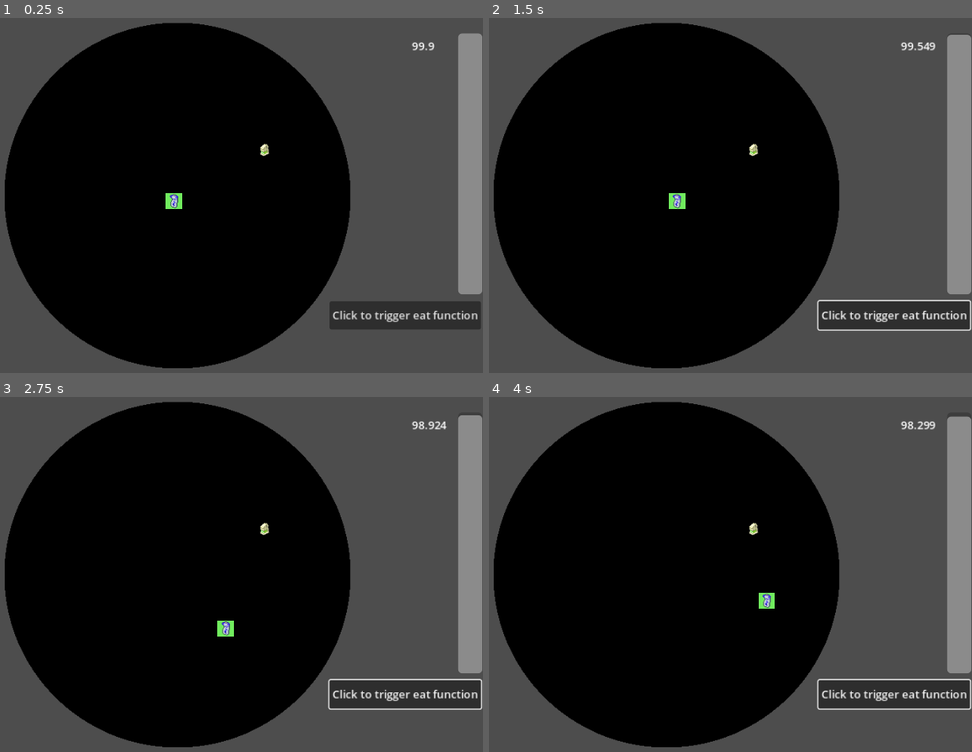
Above: before the commit, frames 1-4 (two rows, left to right).
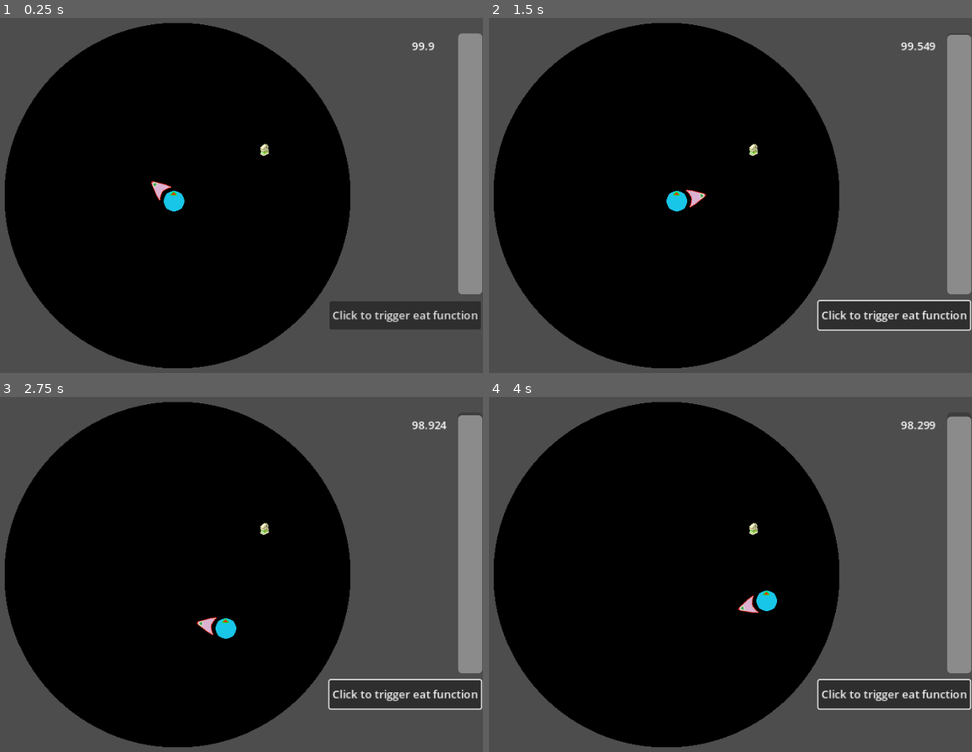
Above: after the commit, the same moments.

Repository: WilliamAalund/Brood-Feud
Game: Godot game, scene res://Levels/Main Level.tscn
The game is run twice, just before and just after one commit, with the same random seed, the same clock (stepped at 60 frames per second) and the same inputs.
Inputs (mouse positions are in pixels of both pictures, inside the frame that each line leads up to):
- Up to frame 1 (0.25 s): no input
- Up to frame 2 (1.5 s): click "Click to trigger eat function" at 0.5 s; move the mouse to (793, 177) at 1.27 s; hold D (right) from 1.28 s (still down)
- Up to frame 3 (2.75 s): move the mouse to (38, 592) at 2.02 s; release D (right) at 2.03 s; hold S (down) from 2.03 s (still down)
- Up to frame 4 (4 s): move the mouse to (716, 492) at 2.77 s; release S (down) at 2.78 s; hold D (right) 2.78-3.53 s; move the mouse to (624, 645) at 3.52 s; hold W (up) from 3.53 s (still down)

The runs differ from the first frame. In frame 1, 0.3% of the frame differs, in the area x 31-39%, y 45-55%; in frame 2, 0.3%, in the area x 36-45%, y 48-55%; in frame 3, 0.3%; in frame 4, 0.3%.

Commit message:
implemented player movement
- head turn
- added prototyping art
- switched food trigger to head
- turned off colision on head

Diff:
--- a/Levels/Main Level.tscn
+++ b/Levels/Main Level.tscn
@@ -10,7 +10,7 @@
 [node name="object_nest" parent="." instance=ExtResource("2_1iti4")]
 position = Vector2(479, 262)
 
-[node name="PlayerPotion" parent="." instance=ExtResource("1_gwq81")]
+[node name="Player" parent="." instance=ExtResource("1_gwq81")]
 position = Vector2(474, 270)
 
 [node name="HungerControl" parent="." instance=ExtResource("3_ckkx0")]
--- /dev/null
+++ b/Sub Scenes/Player_Potion/player_head.gd
@@ -0,0 +1,13 @@
+extends CharacterBody2D
+
+#for debugging
+@export var angle_padding = 0
+
+
+func get_input():
+	look_at(get_global_mouse_position())
+	rotation += deg_to_rad(angle_padding)
+
+func _physics_process(delta):
+	get_input()
+	move_and_slide()
--- a/Sub Scenes/Player_Potion/player_potion.gd
+++ b/Sub Scenes/Player_Potion/player_potion.gd
@@ -1,12 +1,15 @@
 extends CharacterBody2D
 
 @export var move_speed : float = 100
+
+
 
 func _physics_process(_delta):
 	var input_direction = Vector2(
 		Input.get_action_strength("right") - Input.get_action_strength("left"),
 		Input.get_action_strength("down") - Input.get_action_strength("up")
 	)
-	print(input_direction)
 	velocity = input_direction * move_speed
 	move_and_slide()
+	#var tar_rot = get_angle_to(get_global_mouse_position())
+	#rotation = tar_rot
--- a/Sub Scenes/Player_Potion/player_potion.tscn
+++ b/Sub Scenes/Player_Potion/player_potion.tscn
@@ -1,22 +1,55 @@
-[gd_scene load_steps=4 format=3 uid="uid://buc4ei3c7xex1"]
+[gd_scene load_steps=9 format=3 uid="uid://buc4ei3c7xex1"]
 
 [ext_resource type="Script" path="res://Sub Scenes/Player_Potion/player_potion.gd" id="1_j7v4r"]
-[ext_resource type="Texture2D" uid="uid://n3deer2hdrs8" path="res://Visuals/Placeholder Graphics/potion.png" id="2_axvjb"]
+[ext_resource type="Texture2D" uid="uid://28v4ug0v4asp" path="res://Visuals/Placeholder Graphics/protoBody.png" id="2_bxva0"]
+[ext_resource type="Script" path="res://Sub Scenes/Player_Potion/player_head.gd" id="3_eg2jv"]
+[ext_resource type="Texture2D" uid="uid://puopyleeq7w4" path="res://Visuals/Placeholder Graphics/ProtoHead.png" id="3_q3pcf"]
 
-[sub_resource type="RectangleShape2D" id="RectangleShape2D_mb7bo"]
-size = Vector2(24, 24)
+[sub_resource type="CircleShape2D" id="CircleShape2D_yqvkn"]
+radius = 15.5322
 
-[node name="PlayerPotion" type="CharacterBody2D" groups=["player"]]
+[sub_resource type="CircleShape2D" id="CircleShape2D_j1d5r"]
+radius = 16.0
+
+[sub_resource type="CapsuleShape2D" id="CapsuleShape2D_8hd72"]
+radius = 9.0
+height = 26.0
+
+[sub_resource type="CapsuleShape2D" id="CapsuleShape2D_lqft6"]
+radius = 9.0
+height = 26.0
+
+[node name="Player" type="CharacterBody2D" groups=["player"]]
 script = ExtResource("1_j7v4r")
 
-[node name="Area2D" type="Area2D" parent="." groups=["eater"]]
+[node name="Area2D" type="Area2D" parent="."]
 
 [node name="CollisionShape2D" type="CollisionShape2D" parent="Area2D" groups=["player"]]
-shape = SubResource("RectangleShape2D_mb7bo")
+position = Vector2(0.5, 4.37114e-08)
+rotation = -3.14159
+shape = SubResource("CircleShape2D_yqvkn")
 
 [node name="CollisionShape2D" type="CollisionShape2D" parent="." groups=["player"]]
 scale = Vector2(1, 0.989341)
-shape = SubResource("RectangleShape2D_mb7bo")
+shape = SubResource("CircleShape2D_j1d5r")
 
 [node name="Sprite2D" type="Sprite2D" parent="CollisionShape2D" groups=["player"]]
-texture = ExtResource("2_axvjb")
+texture = ExtResource("2_bxva0")
+
+[node name="head" type="CharacterBody2D" parent="." groups=["player"]]
+script = ExtResource("3_eg2jv")
+angle_padding = 90
+
+[node name="Area2D" type="Area2D" parent="head" groups=["eater"]]
+position = Vector2(0, -30)
+
+[node name="CollisionShape2D" type="CollisionShape2D" parent="head/Area2D"]
+shape = SubResource("CapsuleShape2D_8hd72")
+
+[node name="CollisionShape2D" type="CollisionShape2D" parent="head" groups=["player"]]
+position = Vector2(0, -30)
+shape = SubResource("CapsuleShape2D_lqft6")
+disabled = true
+
+[node name="Sprite2D" type="Sprite2D" parent="head/CollisionShape2D" groups=["player"]]
+texture = ExtResource("3_q3pcf")
Binary file added: Visuals/Placeholder Graphics/ProtoHead.png
Not shown, added: Visuals/Placeholder Graphics/ProtoHead.png.import
Binary file added: Visuals/Placeholder Graphics/arrow.aseprite
Binary file added: Visuals/Placeholder Graphics/protoBody.png
Not shown, added: Visuals/Placeholder Graphics/protoBody.png.import
